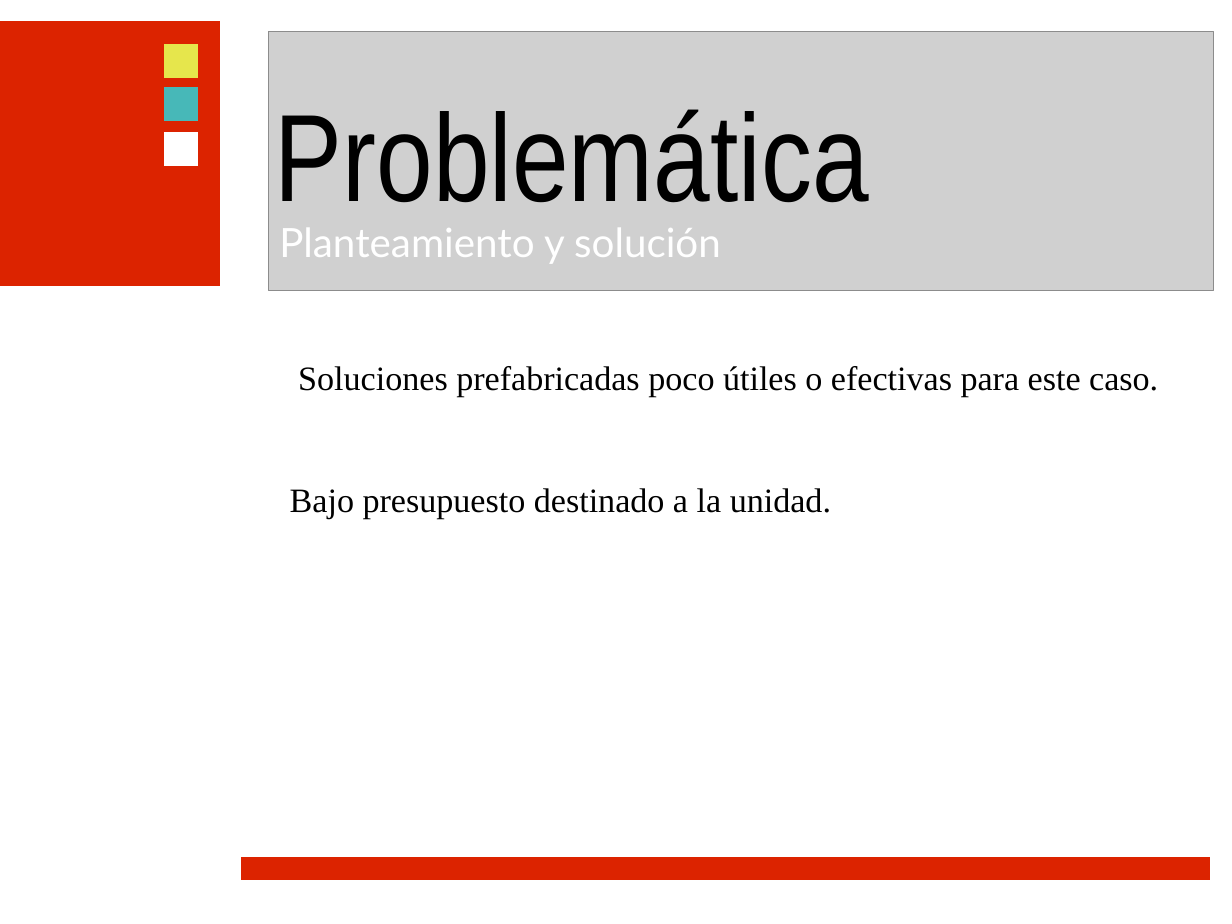
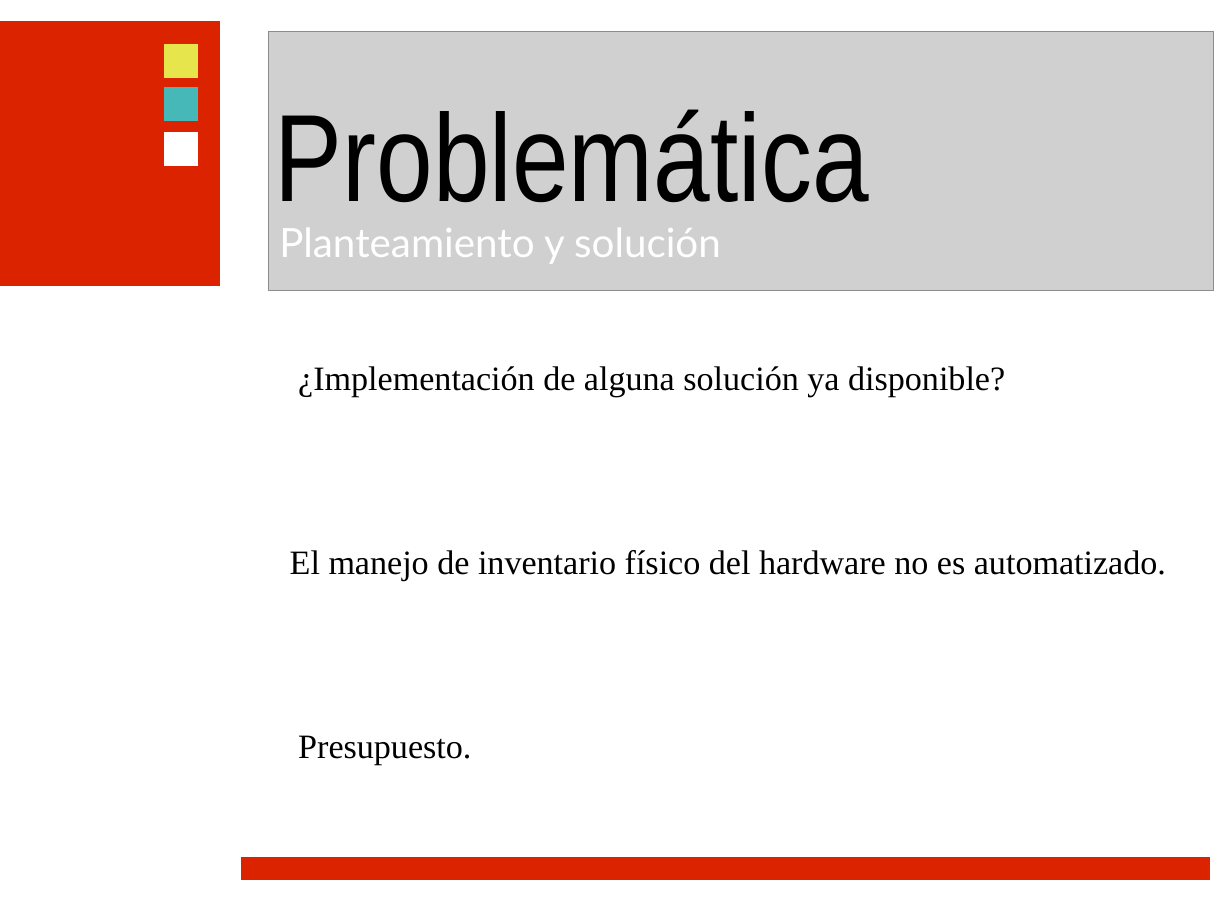
Before and after one commit to ramayac/jhard, a slide deck: slide 9 of presentaciones/primera defensa/jhard.odp. Drawn at 1232x924 pixels with LibreOffice and Linux fonts; fonts in the diff are those of the drawing; grey boxes stand for pictures; background and template pictures are left out. Boxes give left, top, right and bottom in pixels: in the first picture for what was removed or moved away, otherwise in the second. Text is boxed around its words. In the diff, an @@ line names an element or a change of style, - is before the commit and + after.

```diff
--- a/presentaciones/primera defensa/jhard.odp
+++ b/presentaciones/primera defensa/jhard.odp
@@ text at <box>290,366,1166,765</box>: text changed @@
-● Soluciones prefabricadas poco útiles o efectivas para este caso.
-● Bajo presupuesto destinado a la unidad.
+● ¿Implementación de alguna solución ya disponible?
+● El manejo de inventario físico del hardware no es automatizado.
+● Presupuesto.
```
Also in this commit, not shown: 23 other slides changed.
